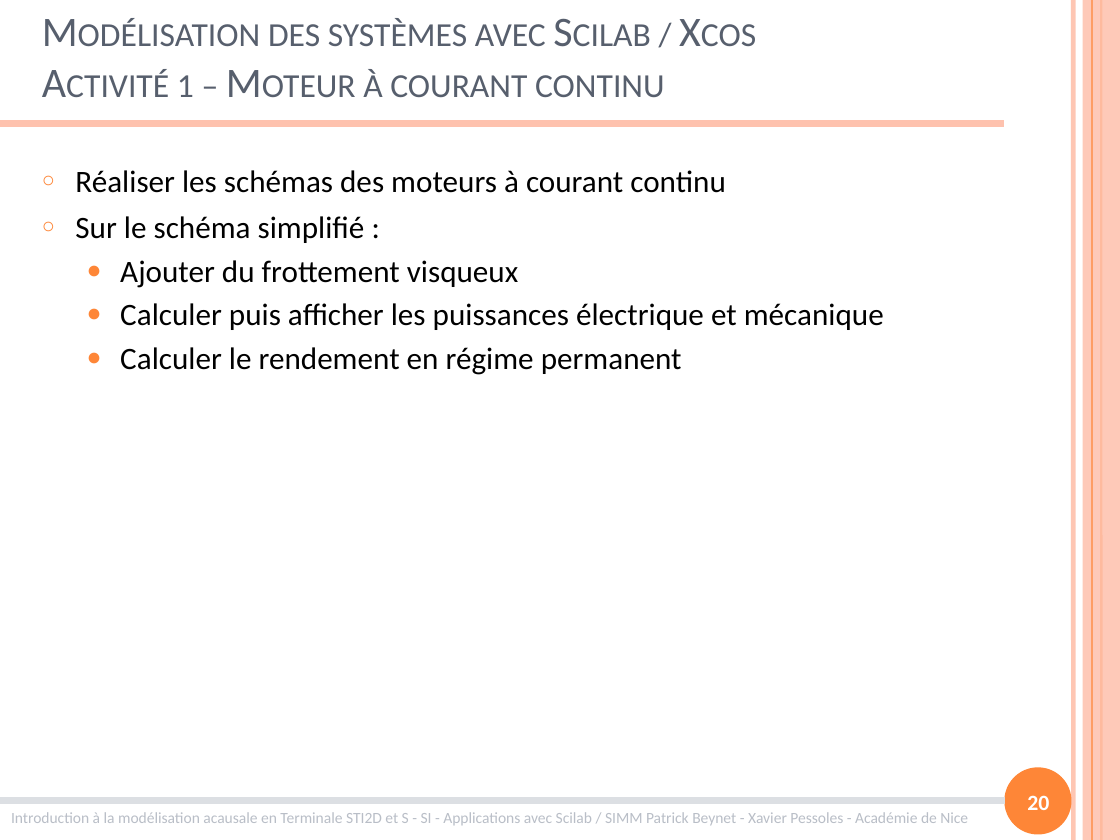
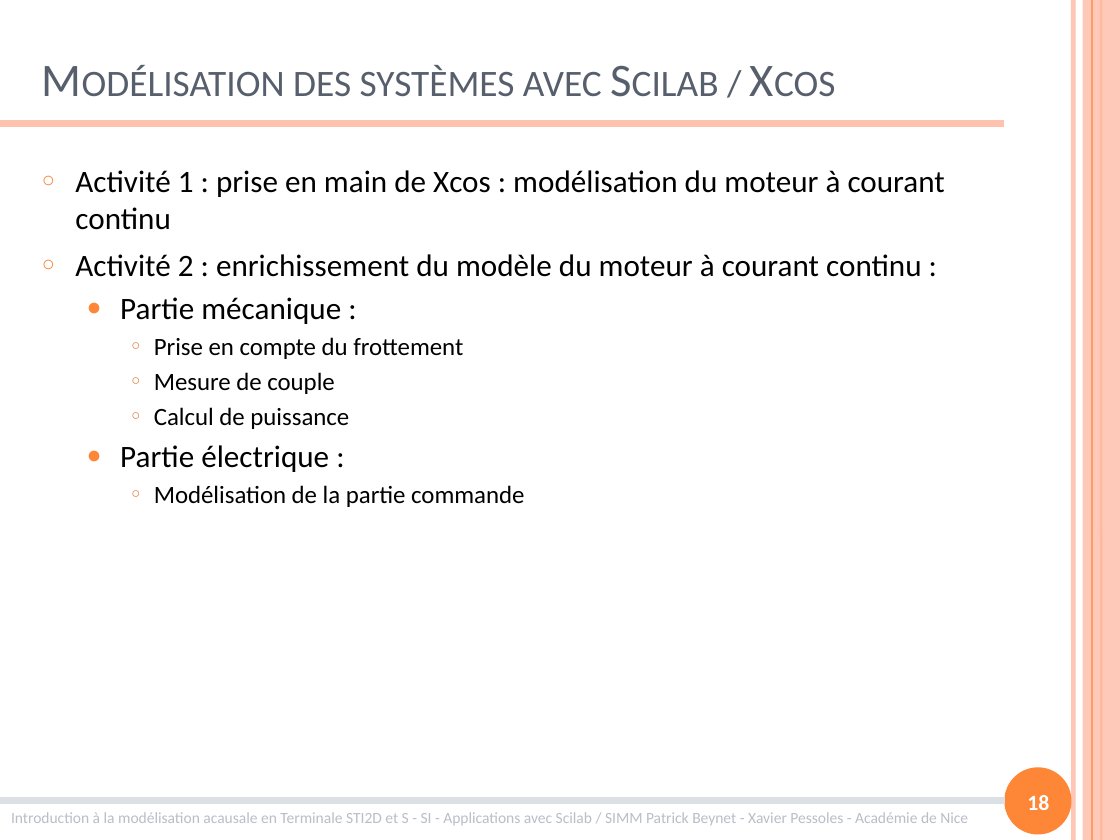
Before and after one commit to xpessoles/Formations, a slide deck: slide 18 of ModelisationMultiphysique/ModelisationMultiphysique.pptx (slide 20 before the commit). Drawn at 1120x840 pixels with LibreOffice and Linux fonts; fonts in the diff are those of the drawing. Boxes give left, top, right and bottom in pixels: in the first picture for what was removed or moved away, otherwise in the second. Text is boxed around its words. In the diff, an @@ line names an element or a change of style, - is before the commit and + after.

```diff
--- a/ModelisationMultiphysique/ModelisationMultiphysique.pptx
+++ b/ModelisationMultiphysique/ModelisationMultiphysique.pptx
@@ title at (293,65,602,193): text changed; size 27 to 30 pt @@
-Modélisation des systèmes avec Scilab / Xcos
-Activité 1 – Moteur à courant continu
+Modélisation des systèmes avec Scilab / Xcos
@@ text at (75,170,945,507): text changed @@
-○ Réaliser les schémas des moteurs à courant continu
-○ Sur le schéma simplifié :
-  ● Ajouter du frottement visqueux
-  ● Calculer puis afficher les puissances électrique et mécanique
-  ● Calculer le rendement en régime permanent
+○ Activité 1 : prise en main de Xcos : modélisation du moteur à courant continu
+○ Activité 2 : enrichissement du modèle du moteur à courant continu :
+  ● Partie mécanique :
+    ○ Prise en compte du frottement
+    ○ Mesure de couple
+    ○ Calcul de puissance
+  ● Partie électrique :
+    ○ Modélisation de la partie commande
@@ page number at (1027,795,1049,810): text changed @@
-20
+18
```
Also in this commit, not shown: 4 other slides changed, 1 slide added, 5 slides removed, 5 other files.
